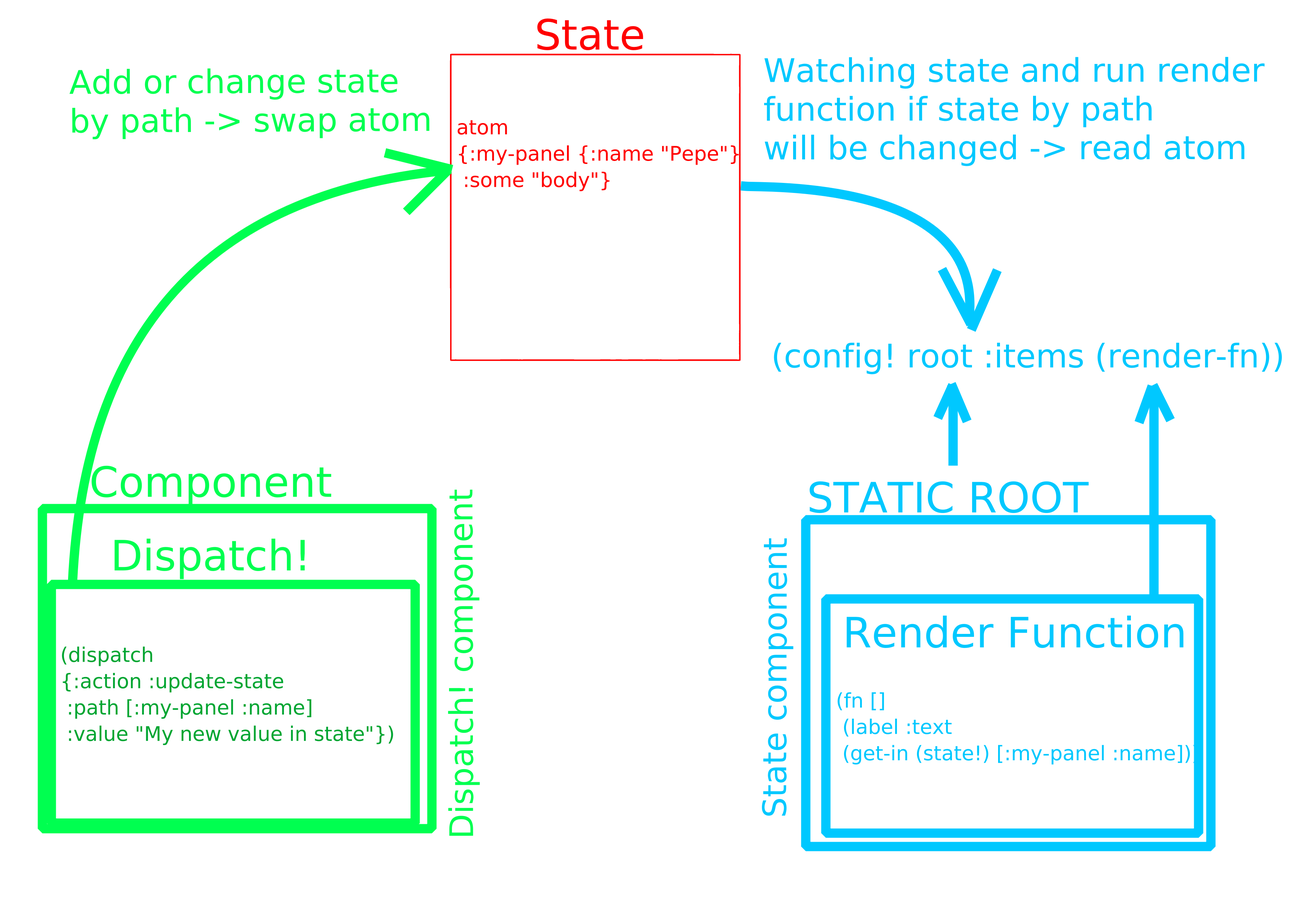
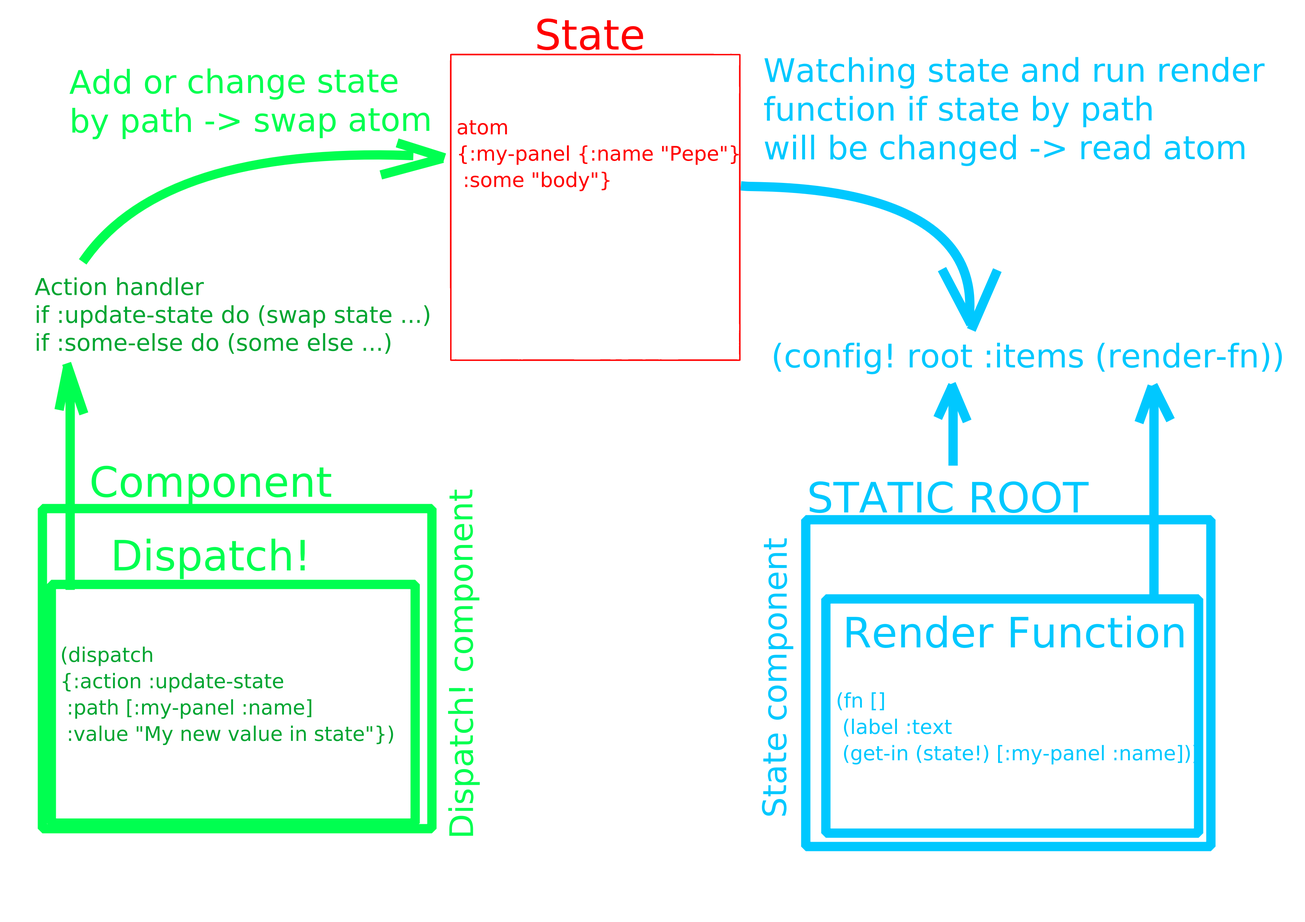
Layers edited between the first and the second (1305, 922) image:
painted on "Warstwa malowania 1" over left=428, top=47, right=643, bottom=321
